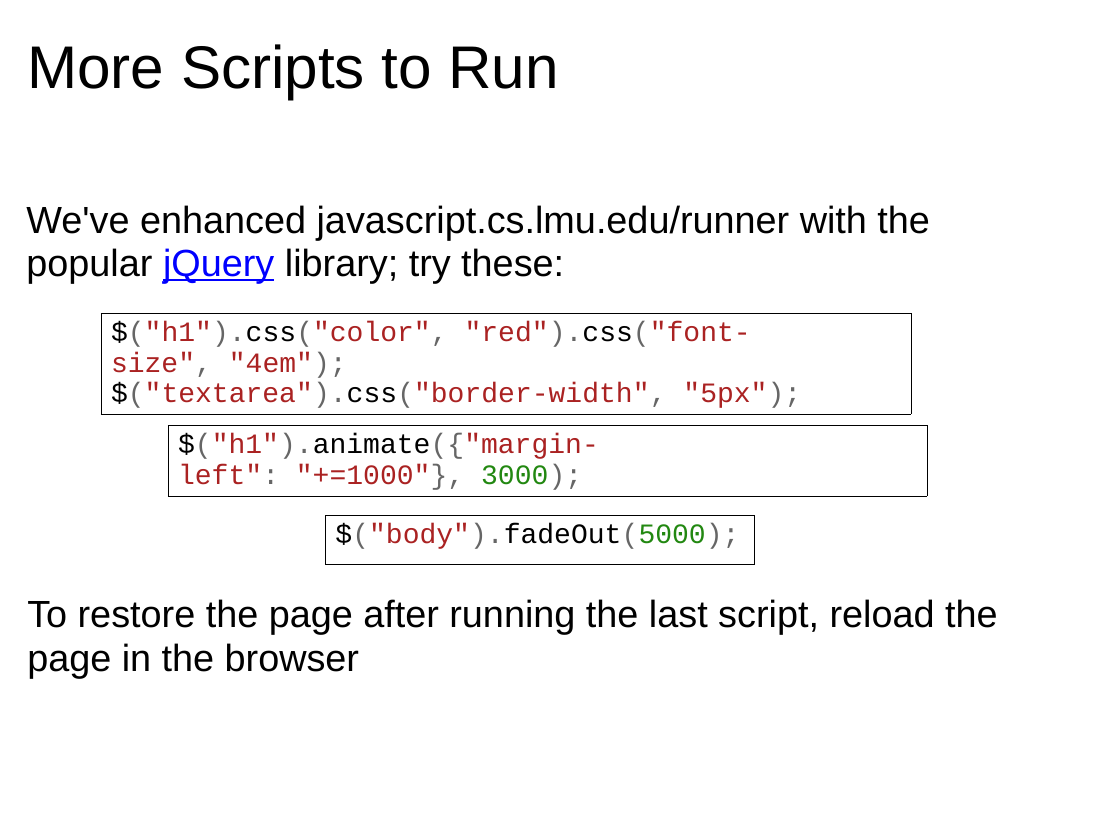
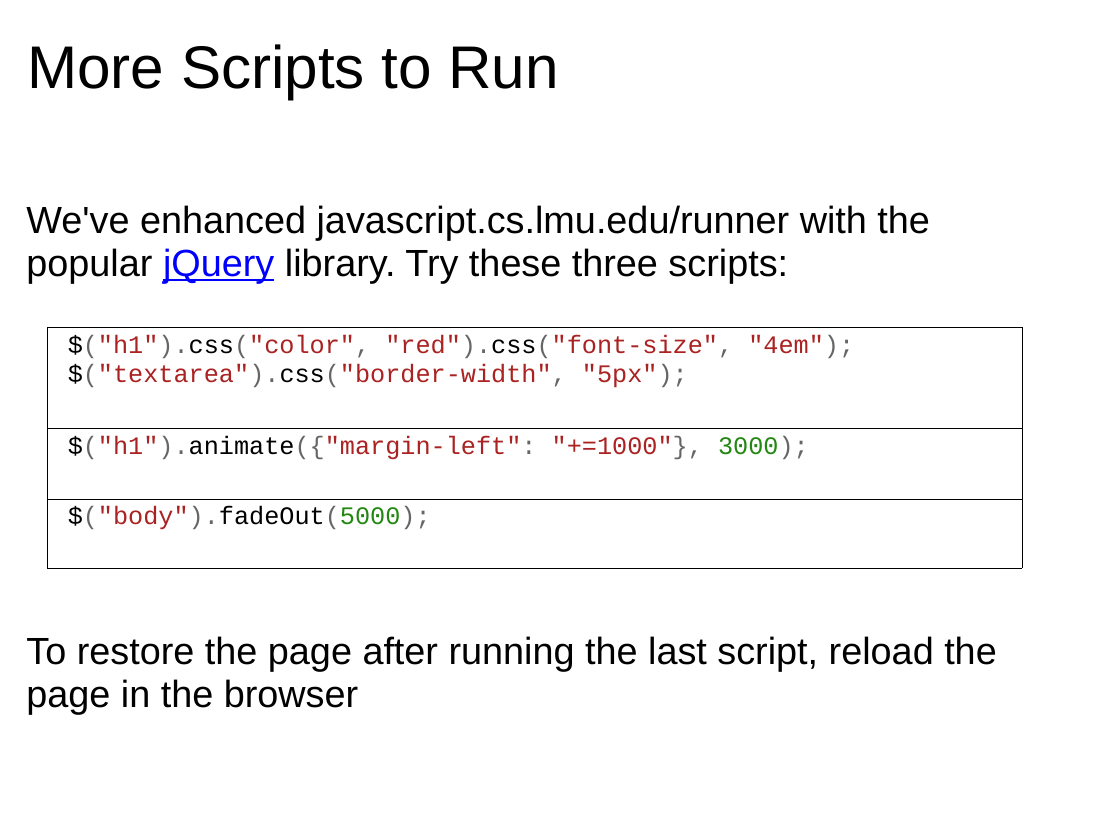
Before and after one commit to dondi/javascript-book, a slide deck: slide 12 of presentations/Chapter_2_Presentation.ppt. Drawn at 1120x840 pixels with LibreOffice and Linux fonts; fonts in the diff are those of the drawing; background and template pictures are left out. Boxes give left, top, right and bottom in pixels: in the first picture for what was removed or moved away, otherwise in the second. Text is boxed around its words. In the diff, an @@ line names an element or a change of style, - is before the commit and + after.

```diff
--- a/presentations/Chapter_2_Presentation.ppt
+++ b/presentations/Chapter_2_Presentation.ppt
@@ text at (26,205,997,714): text changed @@
-We've enhanced javascript.cs.lmu.edu/runner with the popular jQuery library; try these:
+We've enhanced javascript.cs.lmu.edu/runner with the popular jQuery library. Try these three scripts:
+To restore the page after running the last script, reload the page in the browser
@@ table at (47,328,1022,569) @@
+row 2: $("h1").animate({"margin-left": "+=1000"}, 3000);
+row 3: $("body").fadeOut(5000);
@@ table: place and size @@
-table at (101,314,911,412)
+table at (47,328,1022,569)
@@ table removed at (168,425,927,494), 1 rows, 1 columns @@
-$("h1").animate({"margin-left": "+=1000"}, 3000);
@@ table removed at (326,515,755,565), 1 rows, 1 columns @@
-$("body").fadeOut(5000);
@@ text removed at (27,599,998,678) @@
-To restore the page after running the last script, reload the page in the browser
```
Also in this commit, not shown: 15 other slides changed.
